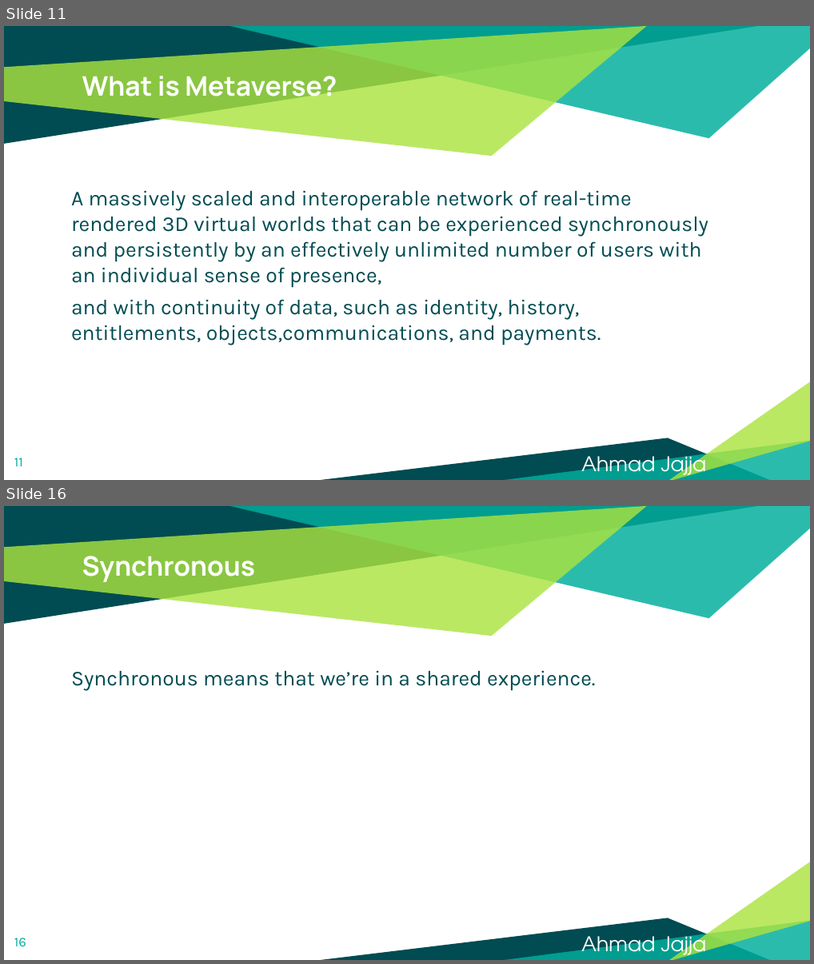
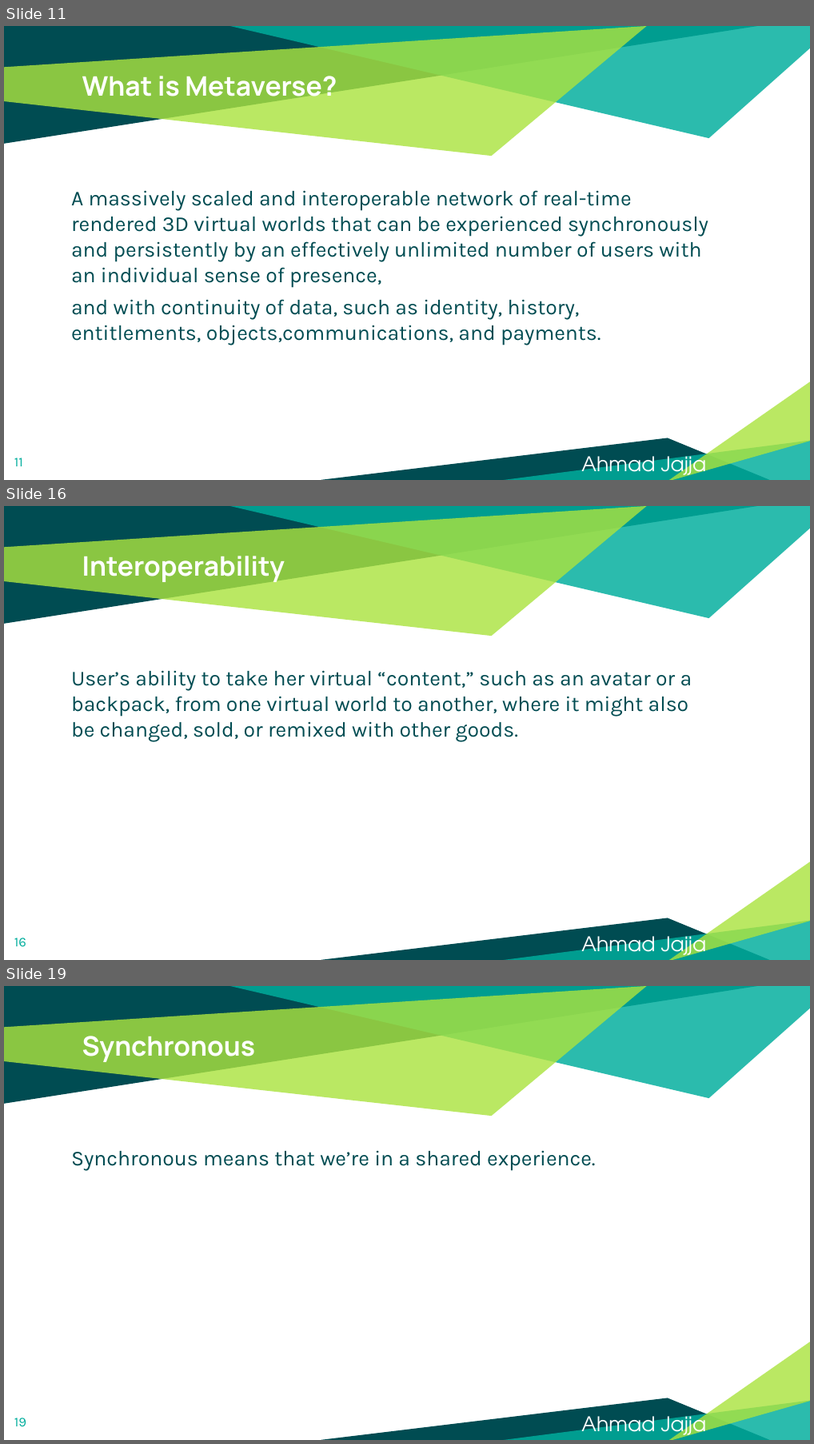
Before and after one commit to Ahmadjajja/WEB-3.0-and-Metaverse, a slide deck: Slides/What is Metaverse.pptx. Shown one above the other, each under a label of ours: slides 11 and 16 before the commit, slides 11, 16 and 19 after it; the slides between them are not shown. The pictures are 814x964 and 814x1444 pixels, drawn with LibreOffice and Linux fonts; fonts in the diff are those of the drawing. Boxes give left, top, right and bottom in pixels: in the first picture for what was removed or moved away, otherwise in the second. Text is boxed around its words. In the diff, an @@ line names an element or a change of style, - is before the commit and + after.

```diff
--- a/Slides/What is Metaverse.pptx
+++ b/Slides/What is Metaverse.pptx
@@ slide 16 added at bbox=[4, 506, 810, 960], background #FFFFFF; not listed: 6 template elements that a slide beside it also shows @@
@@ title added at bbox=[82, 556, 285, 584], 24 pt, text #FFFFFF, bold @@
+Interoperability
@@ text added at bbox=[71, 670, 693, 742], 19 pt, text #004C52 @@
+User’s ability to take her virtual “content,” such as an avatar or a backpack, from one virtual world to another, where it might also be changed, sold, or remixed with other goods.
@@ page number added at bbox=[14, 937, 26, 946], 12 pt, text #00AE9D @@
+16
@@ text added at bbox=[582, 930, 707, 960], 18 pt, text #FFFFFF @@
+Ahmad Jajja
@@ what was slide 16 is now slide 19 @@
@@ page number at bbox=[14, 1417, 26, 1426]: text changed @@
-16
+19
```
Also in this commit, not shown: 7 slides changed, 3 other slides added, 3 slides removed, 8 other files.
